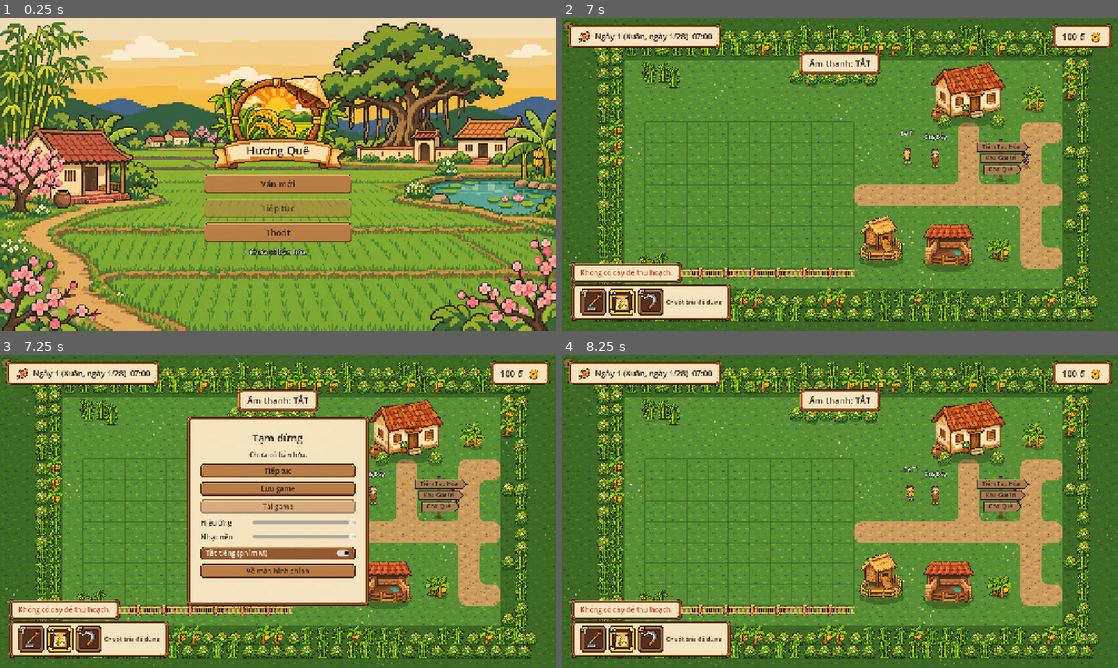
Above: before the commit, frames 1-4 (two rows, left to right).
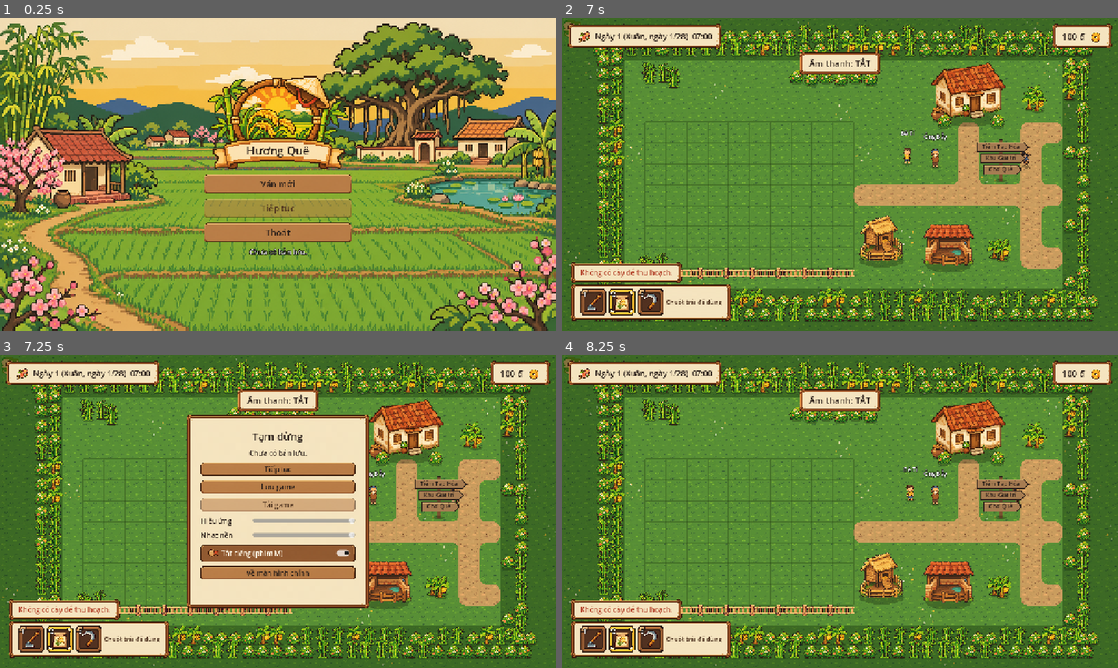
Above: after the commit, the same moments.

Repository: tmtgreen1008/Ngoi_Lang_Nho
Game: Godot game, scene res://main.tscn
Two runs of this game, one before a commit and one after it. Both use one fixed random seed, a clock stepped at 60 frames per second and the inputs below.
Inputs (mouse positions are in pixels of both pictures, inside the frame that each line leads up to):
- Up to frame 1 (0.25 s): no input
- Up to frame 2 (7 s): click "Ván mới" at 0.5 s; click "1" at 1.25 s; click "2" at 2 s; click "3" at 2.75 s; tap Enter at 3.5 s; move the mouse to (962, 158) at 3.52 s; hold D (move_right) 3.53-4.25 s; hold E (interact) 3.53-4.25 s; click (962, 158) at 3.67 s; tap Space at 3.77, 4.25, 6.77 s; drag from (728, 190) to (1062, 133) at 4.27 s; move the mouse to (895, 105) at 5.02 s; hold D (move_right) 5.03-5.75 s; hold E (interact) 5.03-5.75 s; tap M at 5.1 s; drag from (812, 237) to (1062, 196) at 5.77 s; move the mouse to (1006, 221) at 6.52 s; hold A (move_left) from 6.53 s (still down); hold E (interact) from 6.53 s (still down); tap 2 at 6.6 s
- Up to frame 3 (7.25 s): keep holding A (move_left); keep holding E (interact); tap Escape (ui_cancel) at 7.15 s
- Up to frame 4 (8.25 s): release A (move_left) at 7.25 s; release E (interact) at 7.25 s; drag from (673, 464) to (1062, 596) at 7.27 s; click "Tiếp tục" at 8 s

Frames 1-2 are identical in both runs. In frame 3, 5.2% of the frame differs, in the area x 33-67%, y 19-81%; in frame 4, nothing differs.

Commit message:
feat: icon loa cho cong tac Tat tieng va UiTheme.hud_icon_2 cho hud_icons_2.png
Task: asset catalog nhom 3 sao

Co-Authored-By: Claude Fable 5.2 <noreply@anthropic.com>

Diff:
--- a/core/ui_theme.gd
+++ b/core/ui_theme.gd
@@ -23,6 +23,20 @@
 const SLOT_LOCKED: int = 3
 const SLOT_HOTBAR: int = 4
 const SLOT_HOTBAR_SELECTED: int = 5
+const HUD_ICONS_2_PATH: String = "res://assets/art/ui/hud_icons_2.png"
+## Số thứ tự ô trong ui/hud_icons_2.png (theo thứ tự ảnh, trái sang phải, trên xuống dưới).
+const HUD2_BAG: int = 0
+const HUD2_WALLET: int = 1
+const HUD2_MAP: int = 2
+const HUD2_SETTINGS: int = 3
+const HUD2_QUEST_BOOK: int = 4
+const HUD2_OPEN_BOOK: int = 5
+const HUD2_HOME: int = 6
+const HUD2_BED: int = 7
+const HUD2_BELL: int = 8
+const HUD2_SOUND_ON: int = 9
+const HUD2_SOUND_OFF: int = 10
+const HUD2_HELP: int = 11
 const HUD_ICON_CELL: int = 32
 const HUD_ICON_COLUMNS: int = 4
 ## Chiều cao mỗi trạng thái trong sheet nút; chiều rộng lấy từ ảnh.
@@ -61,6 +75,14 @@
 	var atlas := AtlasTexture.new()
 	atlas.atlas = load(HUD_ICONS_PATH)
 	atlas.region = Rect2((icon % HUD_ICON_COLUMNS) * HUD_ICON_CELL, (icon / HUD_ICON_COLUMNS) * HUD_ICON_CELL, HUD_ICON_CELL, HUD_ICON_CELL)
+	return atlas
+
+
+## Texture của icon thứ [param cell] trong ui/hud_icons_2.png (lưới 4x3, ô 32x32), xem các hằng HUD2_*.
+static func hud_icon_2(cell: int) -> Texture2D:
+	var atlas := AtlasTexture.new()
+	atlas.atlas = load(HUD_ICONS_2_PATH)
+	atlas.region = Rect2((cell % HUD_ICON_COLUMNS) * HUD_ICON_CELL, (cell / HUD_ICON_COLUMNS) * HUD_ICON_CELL, HUD_ICON_CELL, HUD_ICON_CELL)
 	return atlas
 
 
--- a/tests/test_settings.gd
+++ b/tests/test_settings.gd
@@ -55,8 +55,11 @@
 	check("kéo thanh trượt đổi âm lượng thật", is_equal_approx(am.sfx_volume, 0.5) and is_equal_approx(am.music_volume, 0.25))
 	pause._mute_check.button_pressed = true
 	check("công tắc Tắt tiếng bật tiếng tắt", am.muted)
+	var muted_icon: AtlasTexture = pause._mute_check.icon
+	check("đang tắt tiếng: icon loa gạch chéo (ô 10 của hud_icons_2.png)", muted_icon != null and muted_icon.atlas.resource_path.ends_with("hud_icons_2.png") and muted_icon.region == Rect2(64, 64, 32, 32))
 	pause._mute_check.button_pressed = false
 	check("tắt công tắc thì bật lại tiếng", not am.muted)
+	check("đang bật tiếng: icon loa có sóng (ô 9)", (pause._mute_check.icon as AtlasTexture).region == Rect2(32, 64, 32, 32))
 	am.set_muted(true)
 	await press_action("ui_cancel")
 	await press_action("ui_cancel")
--- a/ui/pause/pause_menu.gd
+++ b/ui/pause/pause_menu.gd
@@ -67,7 +67,10 @@
 	_mute_check = CheckButton.new()
 	_mute_check.text = "Tắt tiếng (phím M)"
 	_mute_check.button_pressed = AudioManager.muted
-	_mute_check.toggled.connect(func(pressed: bool) -> void: AudioManager.set_muted(pressed))
+	_mute_check.toggled.connect(func(pressed: bool) -> void:
+		AudioManager.set_muted(pressed)
+		_refresh_mute_icon())
+	_refresh_mute_icon()
 	box.add_child(_mute_check)
 
 	_menu_button = _add_button(box, MENU_BUTTON_TEXT, _on_main_menu_pressed)
@@ -107,6 +110,7 @@
 	_sfx_slider.set_value_no_signal(AudioManager.sfx_volume * 100.0)
 	_music_slider.set_value_no_signal(AudioManager.music_volume * 100.0)
 	_mute_check.set_pressed_no_signal(AudioManager.muted)
+	_refresh_mute_icon()
 	_refresh_info()
 	show()
 	get_tree().paused = true
@@ -188,3 +192,8 @@
 	button.pressed.connect(on_pressed)
 	parent.add_child(button)
 	return button
+
+
+## Icon loa của công tắc Tắt tiếng theo trạng thái hiện tại (loa có sóng / loa gạch chéo).
+func _refresh_mute_icon() -> void:
+	_mute_check.icon = UiTheme.hud_icon_2(UiTheme.HUD2_SOUND_OFF if _mute_check.button_pressed else UiTheme.HUD2_SOUND_ON)
